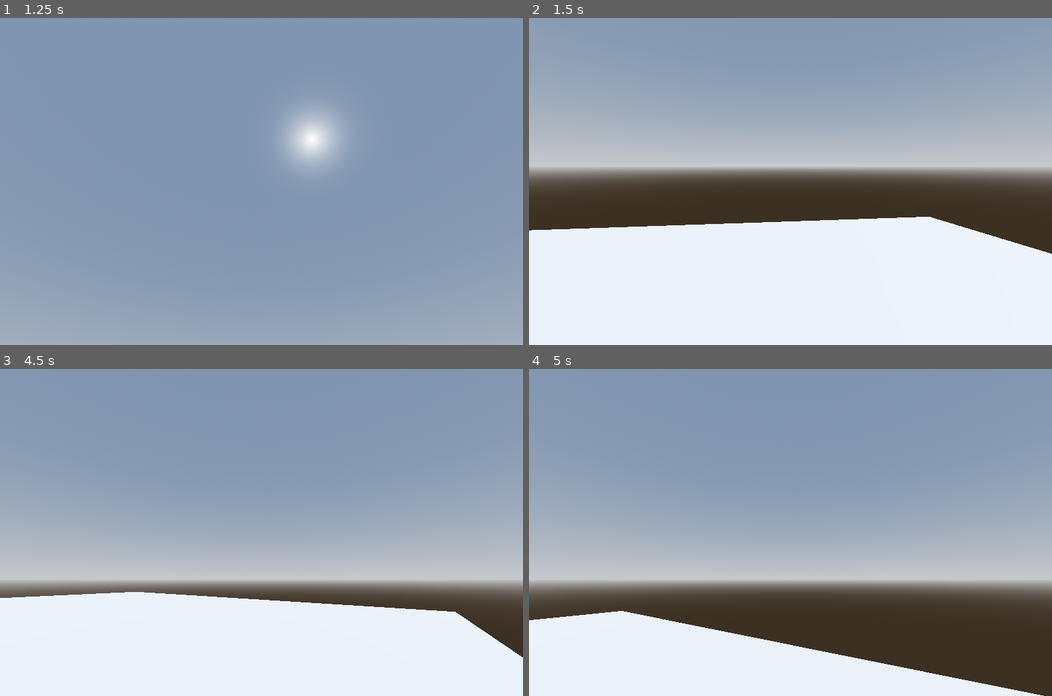
Above: before the commit, frames 1-4 (two rows, left to right).
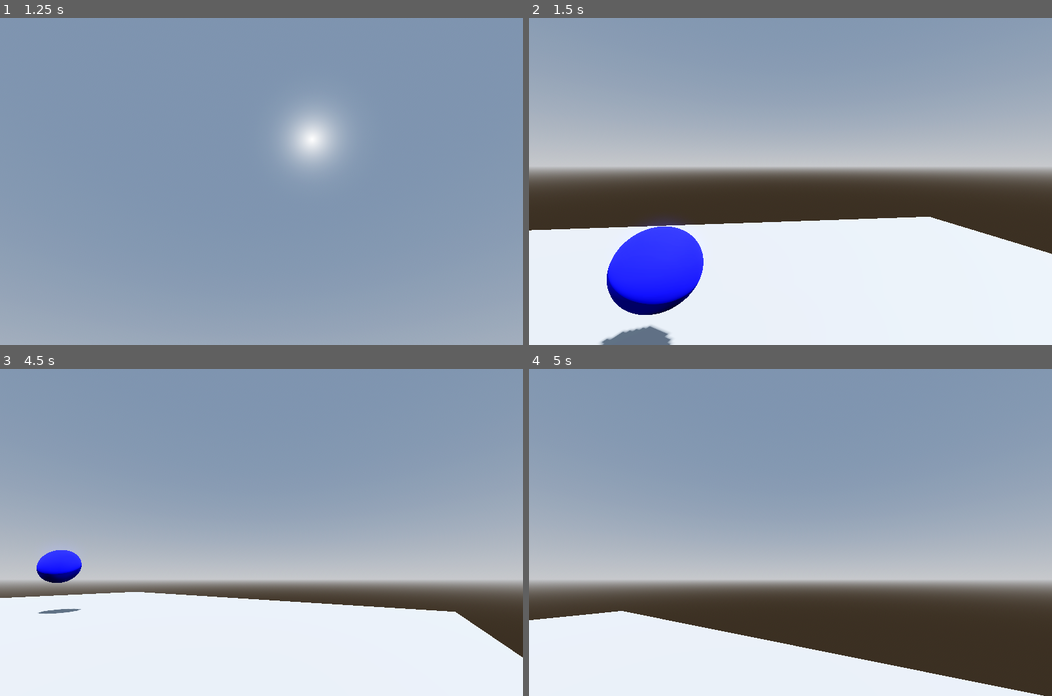
Above: after the commit, the same moments.

Repository: Rezamatteo/Gamejam2024
Game: Godot game, scene res://Main.tscn
The game is run twice, just before and just after one commit, with the same random seed, the same clock (stepped at 60 frames per second) and the same inputs. The project has no main scene, so this scene is started directly. The engine's default icon, where the game draws it, is replaced by a stand-in: a white triangle on a blue panel in a dark square.
Inputs (mouse positions are in pixels of both pictures, inside the frame that each line leads up to):
- Up to frame 1 (1.25 s): tap Enter (ui_accept) at 0.5, 0.77 s; move the mouse to (376, 165) at 0.52 s; hold D (right) from 0.53 s (still down); tap Shift (dash) at 0.6 s; tap F (run) at 0.8 s
- Up to frame 2 (1.5 s): tap Enter (ui_accept) at 1.25 s; move the mouse to (764, 181) at 1.27 s; release D (right) at 1.28 s; hold W (up) from 1.28 s (still down); tap F (run) at 1.35 s
- Up to frame 3 (4.5 s): keep holding W (up); tap Enter (ui_accept) at 1.52, 3.02, 3.5, 3.77 s; tap Shift (dash) at 1.55, 2.1, 3.05, 3.6 s; move the mouse to (271, 525) at 2.02 s; tap F (run) at 2.3, 2.85, 3.8, 4.35 s; move the mouse to (256, 539) at 2.77 s; move the mouse to (298, 535) at 3.52 s; move the mouse to (219, 529) at 4.27 s
- Up to frame 4 (5 s): keep holding W (up); tap Enter (ui_accept) at 4.52 s; tap Shift (dash) at 4.55 s

Frame 1 is identical in both runs. In frame 2, 4.5% of the frame differs, in the area x 13-34%, y 61-100%; in frame 3, 0.8%; in frame 4, nothing differs.

Commit message:
ballenjongen

Diff:
--- a/Main.tscn
+++ b/Main.tscn
@@ -1,7 +1,6 @@
-[gd_scene load_steps=15 format=3 uid="uid://cho1lmoakr5d6"]
+[gd_scene load_steps=13 format=3 uid="uid://cho1lmoakr5d6"]
 
-[ext_resource type="Script" path="res://Speler.gd" id="1_4pioh"]
-[ext_resource type="Texture2D" uid="uid://c8fms2pnuc5np" path="res://icon.svg" id="2_dm4jw"]
+[ext_resource type="PackedScene" uid="uid://cnppoq4tn5nnb" path="res://speler.tscn" id="1_w5y0l"]
 [ext_resource type="Script" path="res://_speler_.gd" id="3_gend6"]
 
 [sub_resource type="ProceduralSkyMaterial" id="ProceduralSkyMaterial_dkvmd"]
@@ -16,12 +15,6 @@
 sky = SubResource("Sky_nps2c")
 tonemap_mode = 2
 glow_enabled = true
-
-[sub_resource type="CapsuleShape3D" id="CapsuleShape3D_p3xl8"]
-
-[sub_resource type="StandardMaterial3D" id="StandardMaterial3D_remm8"]
-no_depth_test = true
-shading_mode = 0
 
 [sub_resource type="Curve3D" id="Curve3D_avsxv"]
 
@@ -67,6 +60,9 @@
 "progress": SubResource("Animation_qwpj5")
 }
 
+[sub_resource type="BoxShape3D" id="BoxShape3D_esckj"]
+size = Vector3(14.7265, 6.35461, 2.54602)
+
 [node name="main" type="Node3D"]
 
 [node name="DirectionalLight3D" type="DirectionalLight3D" parent="."]
@@ -83,23 +79,7 @@
 transform = Transform3D(1, 0, 0, 0, 1, 0, 0, 0, 1, 0.1427, -0.384827, -0.0916748)
 size = Vector3(14.7297, 0.230347, 19.6687)
 
-[node name="Speler" type="CharacterBody3D" parent="."]
-transform = Transform3D(1, 0, 0, 0, 1, 0, 0, 0, 1, 0, 2.60858, 0)
-collision_layer = 2
-script = ExtResource("1_4pioh")
-
-[node name="CollisionShape3D" type="CollisionShape3D" parent="Speler"]
-shape = SubResource("CapsuleShape3D_p3xl8")
-
-[node name="neck" type="Node3D" parent="Speler"]
-
-[node name="cam" type="Camera3D" parent="Speler/neck"]
-
-[node name="dashSprite" type="Sprite3D" parent="Speler/neck/cam"]
-transform = Transform3D(1, 0, 0, 0, 1, 0, 0, 0, 1, 0, 0, -0.1)
-visible = false
-material_override = SubResource("StandardMaterial3D_remm8")
-texture = ExtResource("2_dm4jw")
+[node name="Speler" parent="." instance=ExtResource("1_w5y0l")]
 
 [node name="path" type="Path3D" parent="."]
 curve = SubResource("Curve3D_avsxv")
@@ -108,7 +88,7 @@
 transform = Transform3D(-0.999256, 0.00525037, -0.0382113, -4.65661e-10, 0.990692, 0.136125, 0.0385703, 0.136023, -0.989955, 1.02267, 4.91391, -9.07427)
 script = ExtResource("3_gend6")
 
-[node name="MeshInstance3D" type="MeshInstance3D" parent="path/_speler_"]
+[node name="mesh" type="MeshInstance3D" parent="path/_speler_"]
 transform = Transform3D(1, -2.79397e-09, 0, -2.79397e-09, 1, 0, 2.23517e-08, 0, 1, 0, 0, 0)
 mesh = SubResource("SphereMesh_4ioal")
 
@@ -122,4 +102,14 @@
 one_shot = true
 autostart = true
 
+[node name="end" type="Area3D" parent="."]
+transform = Transform3D(1, 0, 0, 0, 1, 0, 0, 0, 1, 0, 1.10286, 7.8107)
+collision_layer = 3
+collision_mask = 2
+
+[node name="CollisionShape3D" type="CollisionShape3D" parent="end"]
+transform = Transform3D(1, 0, 0, 0, 1, 0, 0, 0, 1, 0.194244, 0.638245, 0.77301)
+shape = SubResource("BoxShape3D_esckj")
+
 [connection signal="timeout" from="path/_speler_/time" to="path/_speler_" method="_on_timer_timeout"]
+[connection signal="body_entered" from="end" to="path/_speler_" method="_on_end_body_entered"]
--- a/Speler.gd
+++ b/Speler.gd
@@ -7,6 +7,7 @@
 var jumped=0
 var dashNum := 0
 var maxDashAmt := 1
+var can_move=true
 var path=null
 func _input(event):
 	path=get_parent().get_node("path")
@@ -66,4 +67,14 @@
 		velocity.z = move_toward(velocity.z, 0, SPEED)
 	extra_vel=lerp(extra_vel,Vector3.ZERO,0.1)
 	velocity+=Vector3(extra_vel.x,0,extra_vel.z)
+
+
+	if !can_move:
+		velocity.x=0
+		velocity.z=0
+		hide()
+		neck.show()
+		neck.global_position.x=move_toward(neck.global_position.x,path.get_node("_speler_").get_node("mesh").global_position.x,3)
+		neck.global_position.y=move_toward(neck.global_position.y,path.get_node("_speler_").get_node("mesh").global_position.y,3)
+		neck.global_position.z=move_toward(neck.global_position.z,path.get_node("_speler_").get_node("mesh").global_position.z,3)
 	move_and_slide()
--- a/_speler_.gd
+++ b/_speler_.gd
@@ -3,17 +3,20 @@
 var secondsElapsed=1
 @onready var time = $time
 
-# Called every frame. 'delta' is the elapsed time since the previous frame.
-func _process(delta):
-	if Input.is_action_just_pressed("run"):
-		time.stop()
-		play.speed_scale/=secondsElapsed
-		print(play.speed_scale," ",secondsElapsed)
-		play.play("progress")
-		secondsElapsed=0
+
+
+func _on_timer_timeout():
+	if !time==null:
+		secondsElapsed+=1
 		time.start()
 
 
-func _on_timer_timeout():
-	secondsElapsed+=1
-	time.start()
+
+func _on_end_body_entered(body):
+
+	body.can_move=false
+	time.stop()
+	play.speed_scale/=secondsElapsed
+	print(play.speed_scale," ",secondsElapsed)
+	time.queue_free()
+	play.play("progress")
--- /dev/null
+++ b/speler.tscn
@@ -0,0 +1,28 @@
+[gd_scene load_steps=5 format=3 uid="uid://cnppoq4tn5nnb"]
+
+[ext_resource type="Script" path="res://Speler.gd" id="1_uj8yb"]
+[ext_resource type="Texture2D" uid="uid://c8fms2pnuc5np" path="res://icon.svg" id="2_u4rtl"]
+
+[sub_resource type="CapsuleShape3D" id="CapsuleShape3D_p3xl8"]
+
+[sub_resource type="StandardMaterial3D" id="StandardMaterial3D_remm8"]
+no_depth_test = true
+shading_mode = 0
+
+[node name="Speler" type="CharacterBody3D"]
+transform = Transform3D(1, 0, 0, 0, 1, 0, 0, 0, 1, 0, 2.60858, 0)
+collision_layer = 2
+script = ExtResource("1_uj8yb")
+
+[node name="CollisionShape3D" type="CollisionShape3D" parent="."]
+shape = SubResource("CapsuleShape3D_p3xl8")
+
+[node name="neck" type="Node3D" parent="."]
+
+[node name="cam" type="Camera3D" parent="neck"]
+
+[node name="dashSprite" type="Sprite3D" parent="neck/cam"]
+transform = Transform3D(1, 0, 0, 0, 1, 0, 0, 0, 1, 0, 0, -0.1)
+visible = false
+material_override = SubResource("StandardMaterial3D_remm8")
+texture = ExtResource("2_u4rtl")
